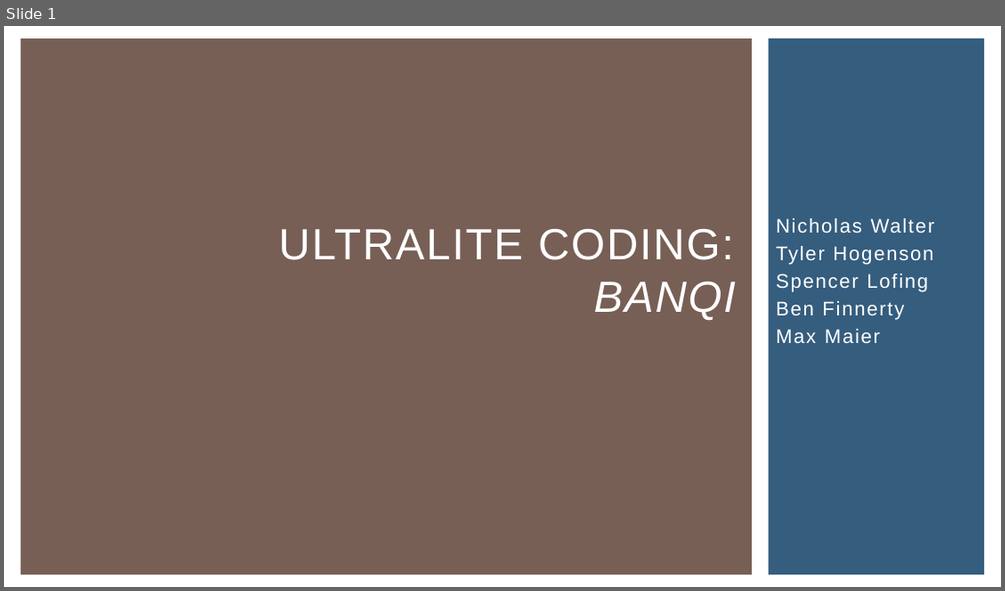
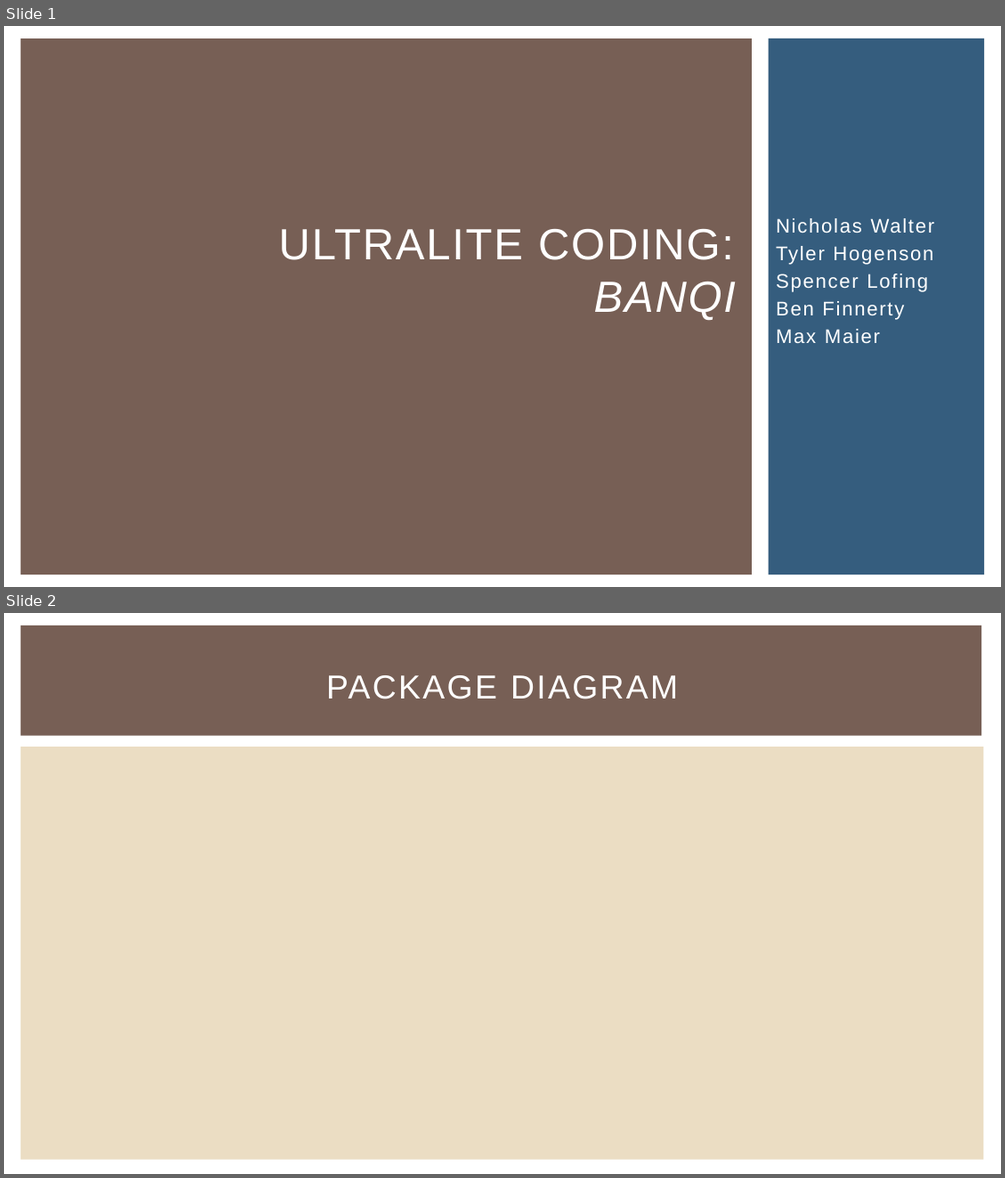
Before and after one commit to NickWaltCSU/cs414-f17-301-UltraLiteCoding, a slide deck: Presentation 4/Presentation.pptx. Shown one above the other, each under a label of ours: slide 1 before the commit, slides 1 and 2 after it. The pictures are 1005x591 and 1005x1178 pixels, drawn with LibreOffice and Linux fonts; fonts in the diff are those of the drawing. Boxes give left, top, right and bottom in pixels: in the first picture for what was removed or moved away, otherwise in the second. Text is boxed around its words. In the diff, an @@ line names an element or a change of style, - is before the commit and + after.

```diff
--- a/Presentation 4/Presentation.pptx
+++ b/Presentation 4/Presentation.pptx
@@ slide 2 added at (4,613,1001,1174), background #FFFFFF @@
@@ rectangle added at (20,625,981,736), fill #775F55 @@
@@ title added at (326,675,678,699), 32 pt, text #FFFFFF @@
+PACKAGE DIAGRAM
@@ rectangle added at (20,747,984,1159), fill #EBDDC3 @@
```
Also in this commit, not shown: 4 other slides added, 1 other file.
